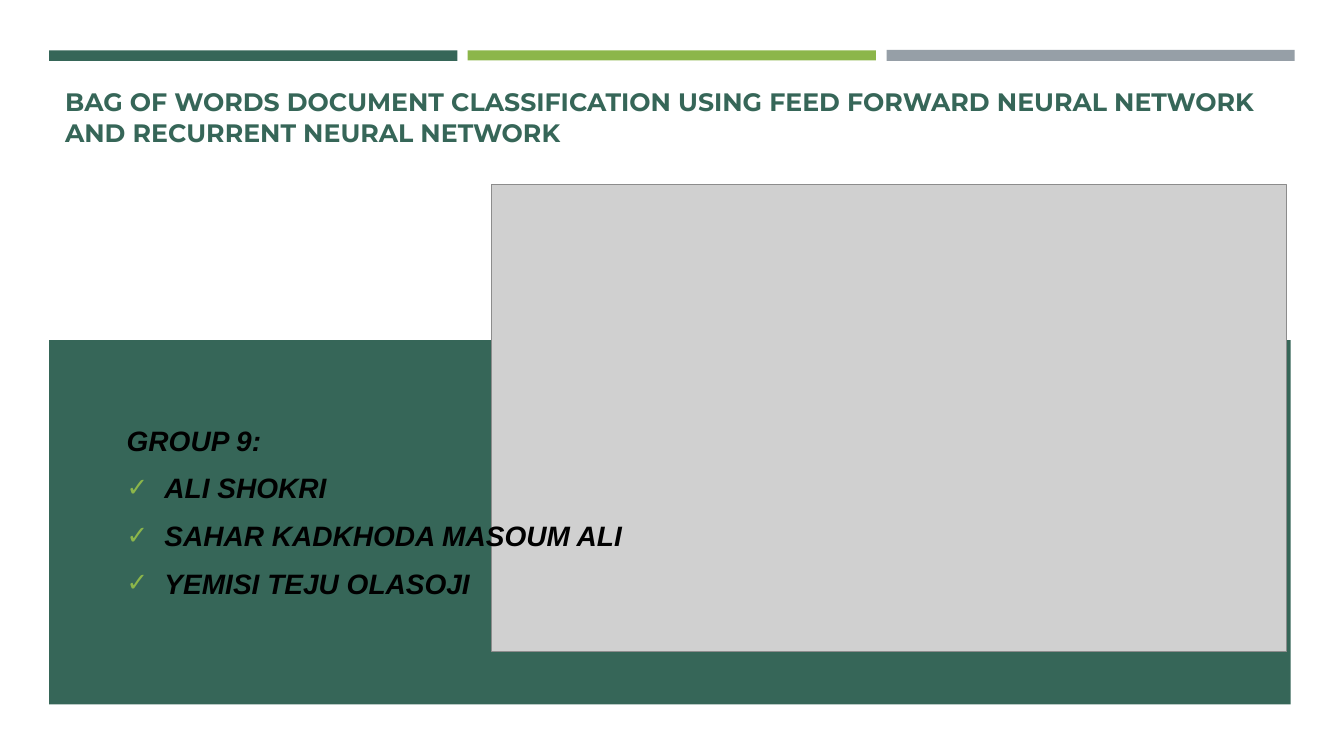
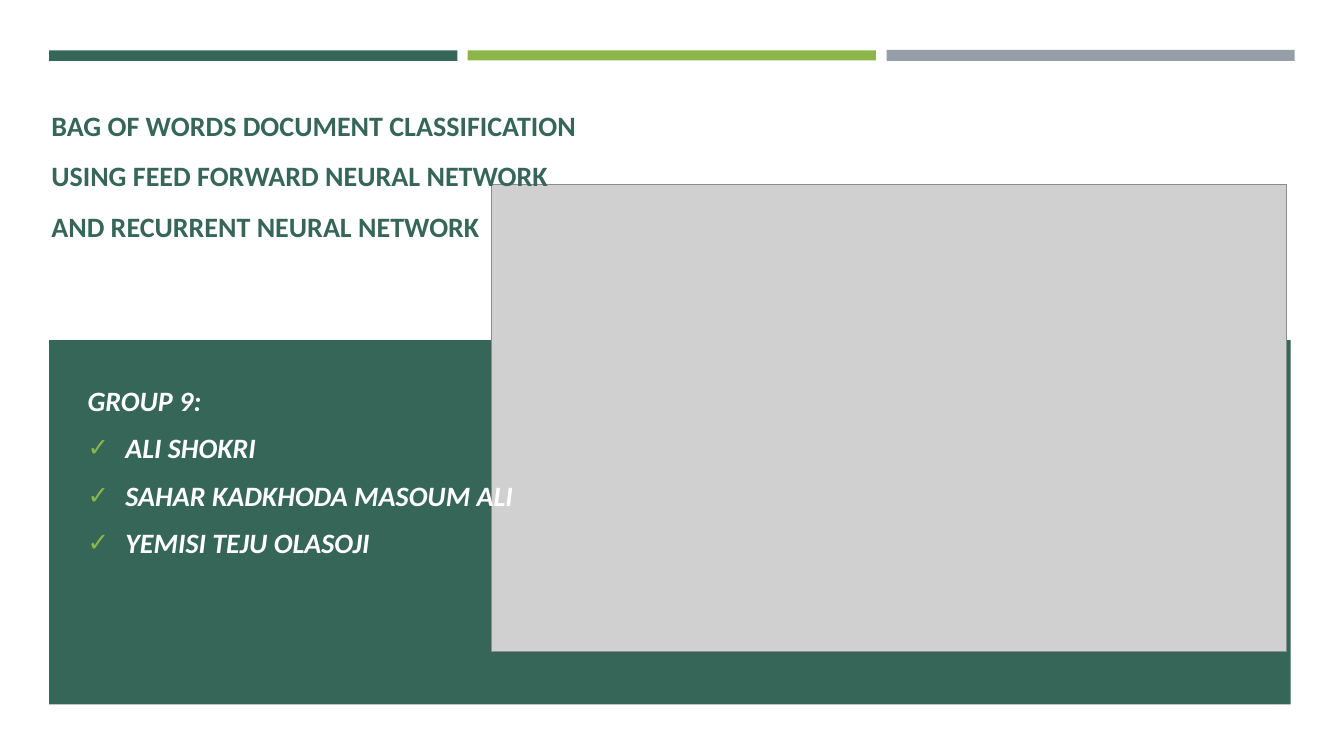
Before and after one commit to mrshokri/DAT-550, a slide deck: slide 1 of Presentation.pptx. Drawn at 1344x756 pixels with LibreOffice and Linux fonts; fonts in the diff are those of the drawing; grey boxes stand for pictures. Boxes give left, top, right and bottom in pixels: in the first picture for what was removed or moved away, otherwise in the second. Text is boxed around its words. In the diff, an @@ line names an element or a change of style, - is before the commit and + after.

```diff
--- a/Presentation.pptx
+++ b/Presentation.pptx
@@ title "BAG OF WORDS DOCUMENT CLASSIFICATION ...": place and size @@
-title "BAG OF WORDS DOCUMENT CLASSIFICATION ..." at [65,93,1254,143]
+title "BAG OF WORDS DOCUMENT CLASSIFICATION ..." at [51,117,575,237]
@@ title "BAG OF WORDS DOCUMENT CLASSIFICATION ..." at [51,117,575,237]: size 18 to 20 pt, font Montserrat to Calibri; line spacing 1 to 1.5 @@
@@ subtitle "GROUP 9:": place and size @@
-subtitle "GROUP 9:" at [127,431,622,594]
+subtitle "GROUP 9:" at [88,392,513,553]
@@ subtitle "GROUP 9:" at [88,392,513,553]: font Arial to Calibri, text colour #000000 to #FFFFFF @@
```
Also in this commit, not shown: 3 other slides changed, 4 slides added, 4 slides removed, 1 other file.
